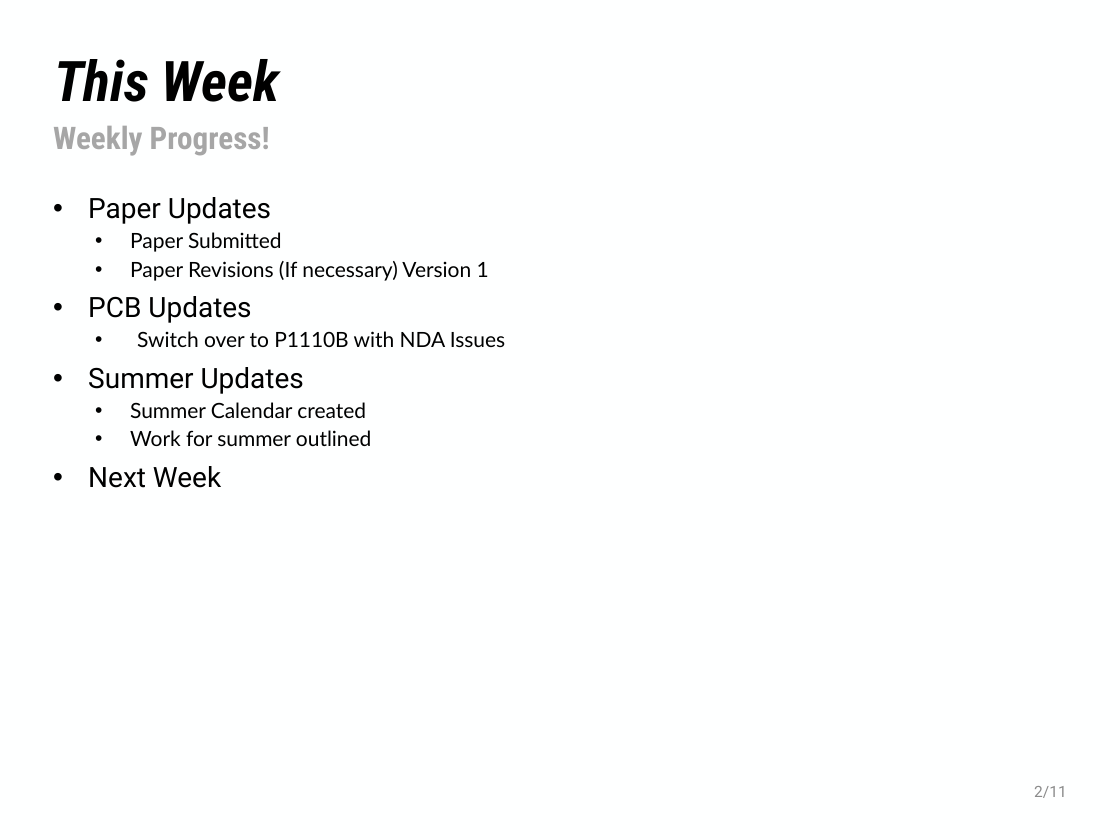
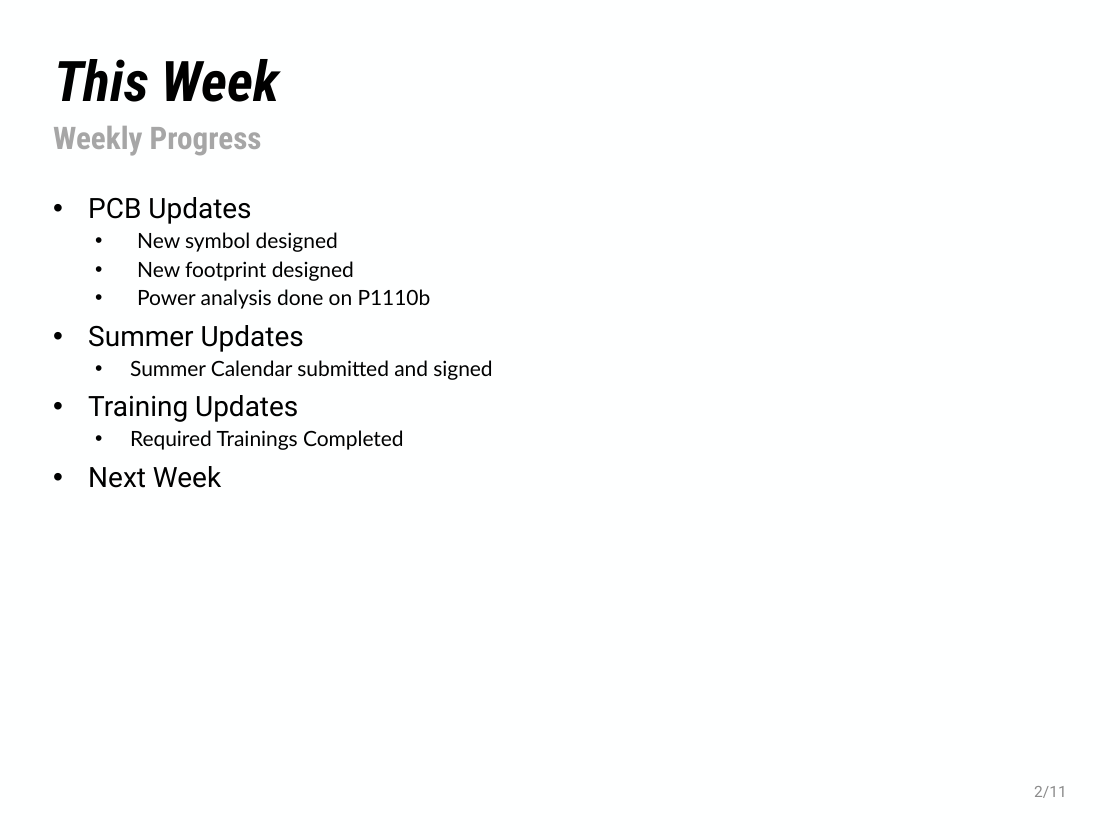
Before and after one commit to NHuang58/Biomedical_Device_PCB, a slide deck: slide 2 of Documentation/Slides/Week_31.pptx. Drawn at 1120x840 pixels with LibreOffice and Linux fonts; fonts in the diff are those of the drawing; background and template pictures are left out. Boxes give left, top, right and bottom in pixels: in the first picture for what was removed or moved away, otherwise in the second. Text is boxed around its words. In the diff, an @@ line names an element or a change of style, - is before the commit and + after.

```diff
--- a/Documentation/Slides/Week_31.pptx
+++ b/Documentation/Slides/Week_31.pptx
@@ text at (53,126,262,156): text changed @@
-Weekly Progress!
+Weekly Progress
@@ text at (88,197,489,281): paragraphs removed @@
-• Paper Updates
-  • Paper Submitted
-  • Paper Revisions (If necessary) Version 1
@@ text at (137,232,431,309): text changed @@
-  • Switch over to P1110B with NDA Issues
+  • New symbol designed
+  • New footprint designed
+  • Power analysis done on P1110b
@@ text at (88,360,492,450): text changed @@
-  • Summer Calendar created
-  • Work for summer outlined
+  • Summer Calendar submitted and signed
+• Training Updates
+  • Required Trainings Completed
```
Also in this commit, not shown: 6 other slides changed, 1 slide added, 1 slide removed, 13 other files.
